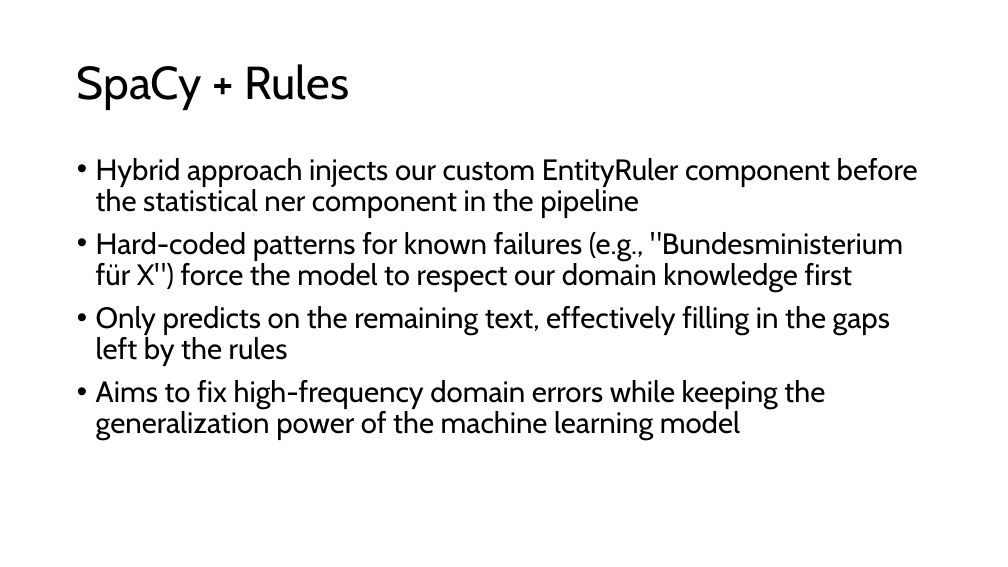
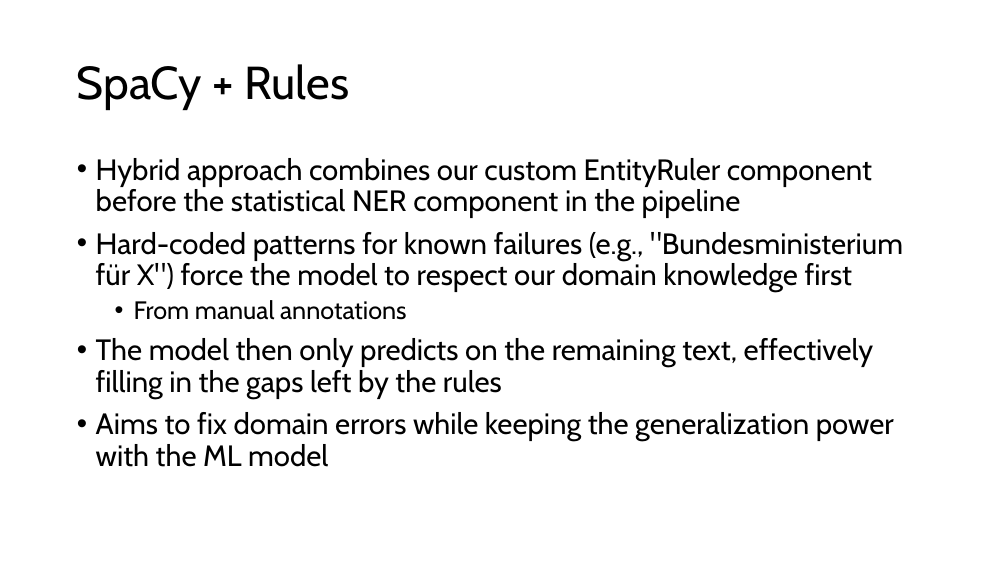
Before and after one commit to kiliankoeck/NLP, a slide deck: slide 13 of NLP-Group18.pptx (slide 9 before the commit). Drawn at 1008x567 pixels with LibreOffice and Linux fonts; fonts in the diff are those of the drawing. Boxes give left, top, right and bottom in pixels: in the first picture for what was removed or moved away, otherwise in the second. Text is boxed around its words. In the diff, an @@ line names an element or a change of style, - is before the commit and + after.

```diff
--- a/NLP-Group18.pptx
+++ b/NLP-Group18.pptx
@@ text at box(96, 158, 872, 218): text changed @@
-• Hybrid approach injects our custom EntityRuler component before the statistical ner component in the pipeline
+• Hybrid approach combines our custom EntityRuler component before the statistical NER component in the pipeline
@@ text at box(96, 300, 894, 467): text changed @@
-• Only predicts on the remaining text, effectively filling in the gaps left by the rules
-• Aims to fix high-frequency domain errors while keeping the generalization power of the machine learning model
+  • From manual annotations
+• The model then only predicts on the remaining text, effectively filling in the gaps left by the rules
+• Aims to fix domain errors while keeping the generalization power with the ML model
```
Also in this commit, not shown: 4 other slides changed, 1 slide added.
